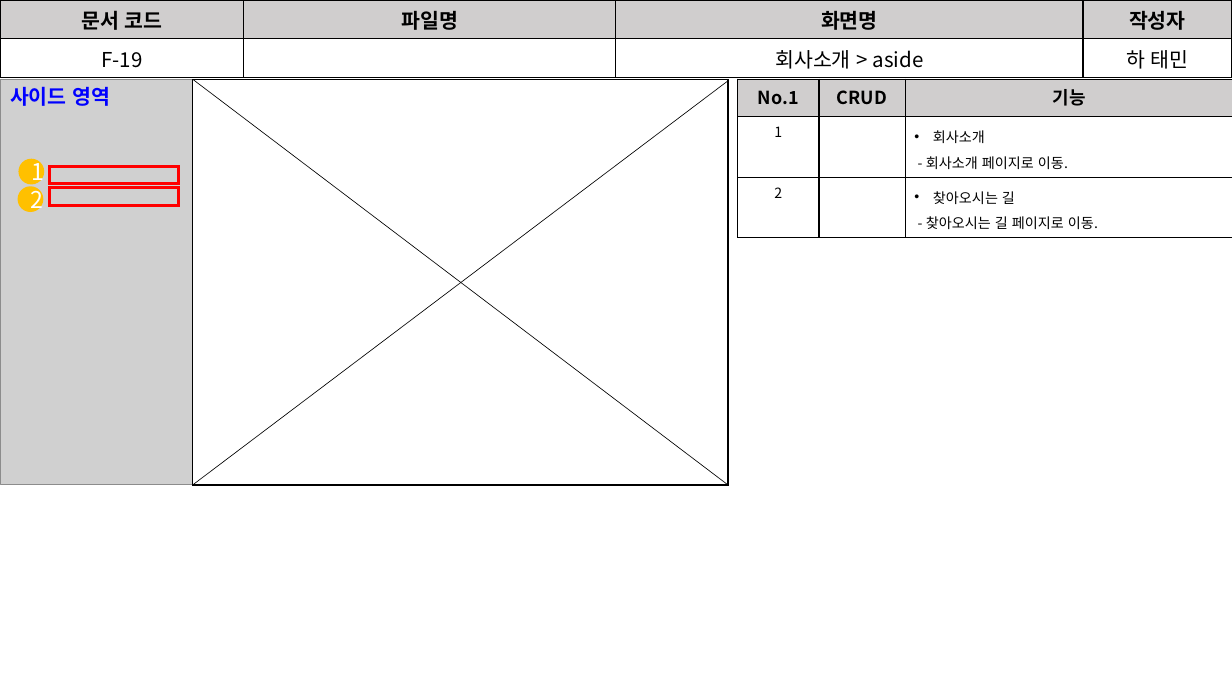
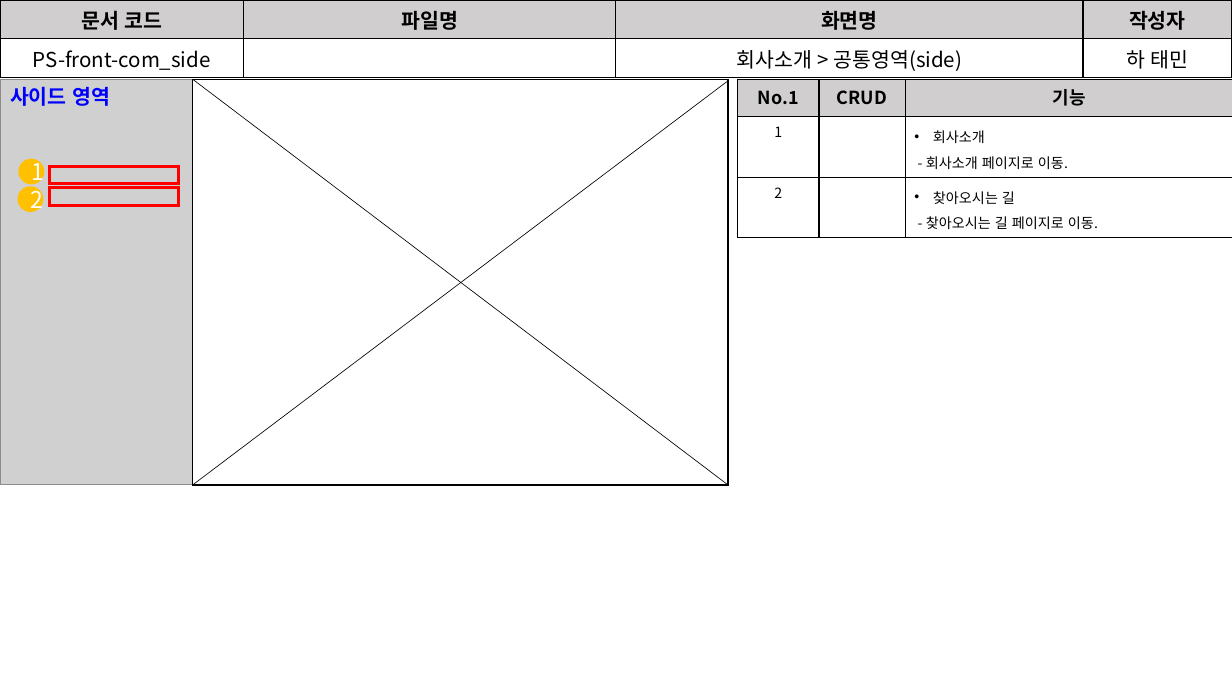
Before and after one commit to David-Ha-1217/Publisher_Portfolio, a slide deck: slide 14 of Documents/화면설계서.pptx. Drawn at 1232x693 pixels with LibreOffice and Linux fonts; fonts in the diff are those of the drawing; grey boxes stand for pictures. Boxes give left, top, right and bottom in pixels: in the first picture for what was removed or moved away, otherwise in the second. Text is boxed around its words. In the diff, an @@ line names an element or a change of style, - is before the commit and + after.

```diff
--- a/Documents/화면설계서.pptx
+++ b/Documents/화면설계서.pptx
@@ table at (x1=0, y1=0, x2=1232, y2=75) @@
-row 2, column 1: F-19
+row 2, column 1: PS-front-com_side
-row 2, column 3: 회사소개 > aside
+row 2, column 3: 회사소개 > 공통영역(side)
```
Also in this commit, not shown: 9 other slides changed, 4 slides added, 3 slides removed, 1 other file.
